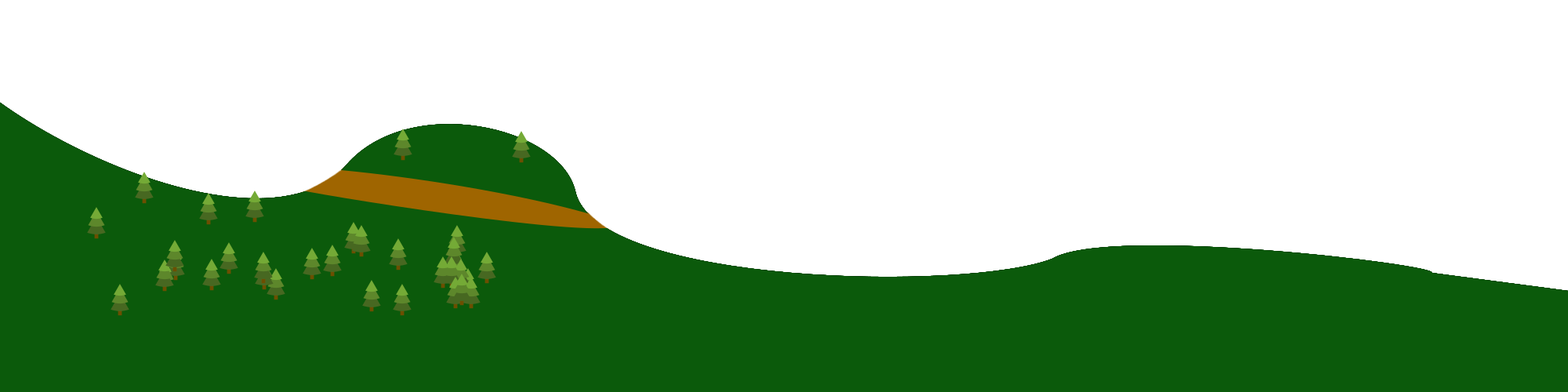
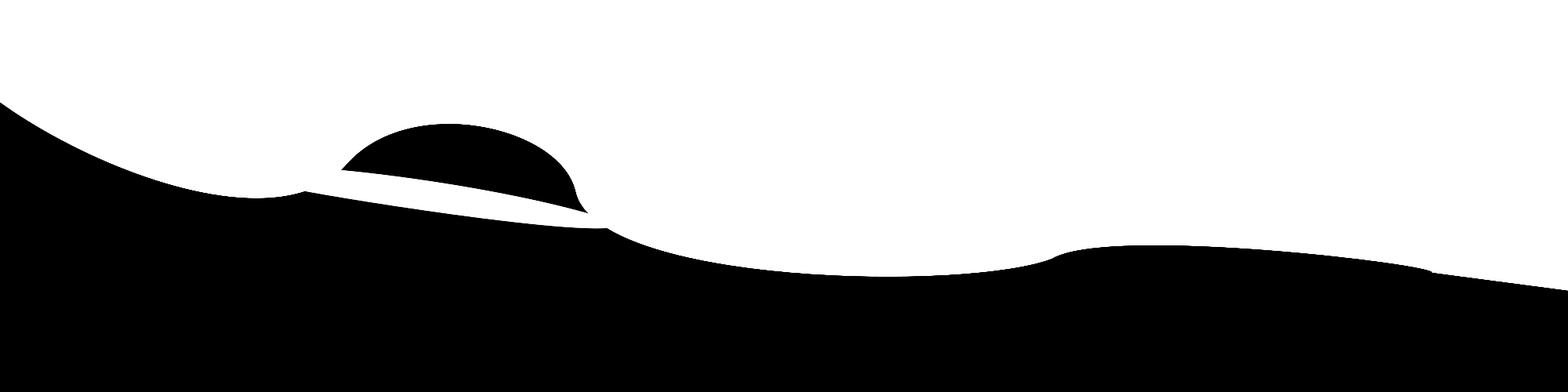
Layer changes from the first 1568×392 image to the second:
hid "tree.png" over [87, 128, 531, 316]
hid "Ground" over [0, 101, 1568, 392]
hid "Tunnel" over [284, 159, 636, 259]
added layer "Collision2" above "Collision" over [0, 101, 1568, 392]
hid "Collision", painted on it over [0, 101, 1568, 392]
